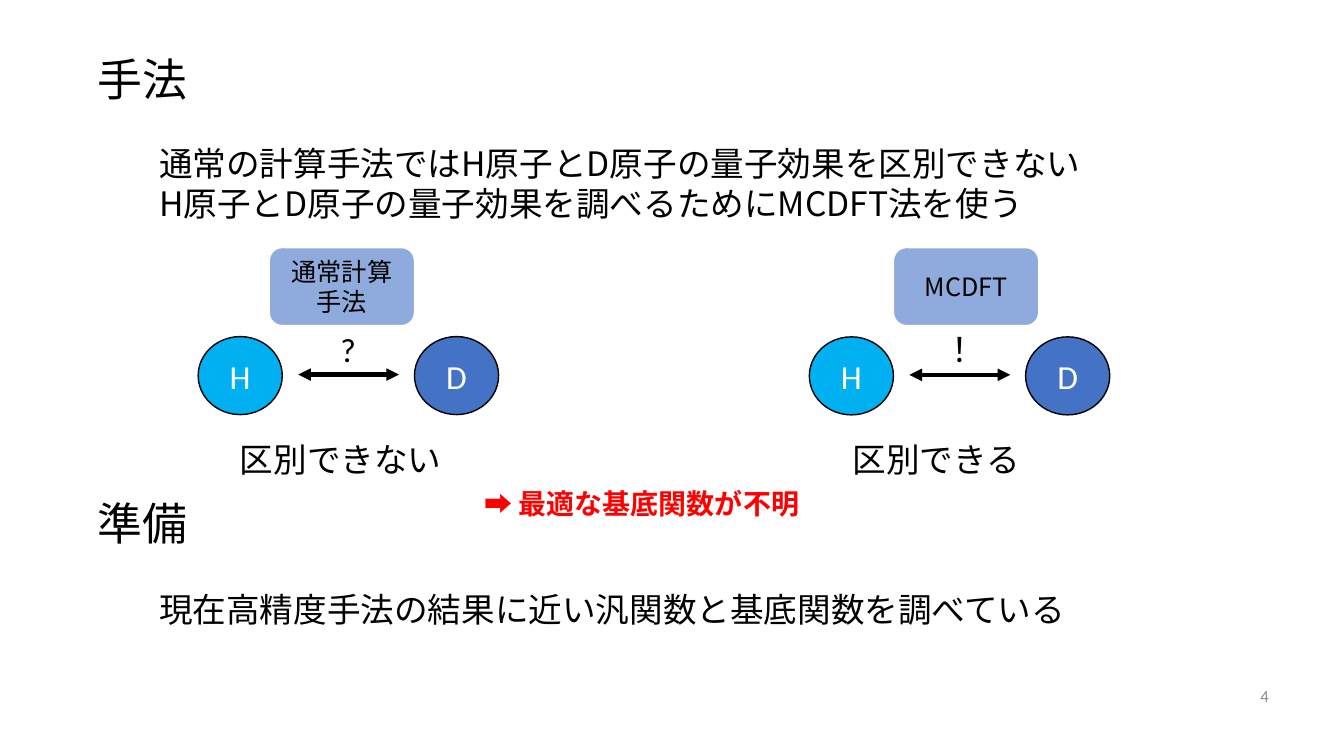
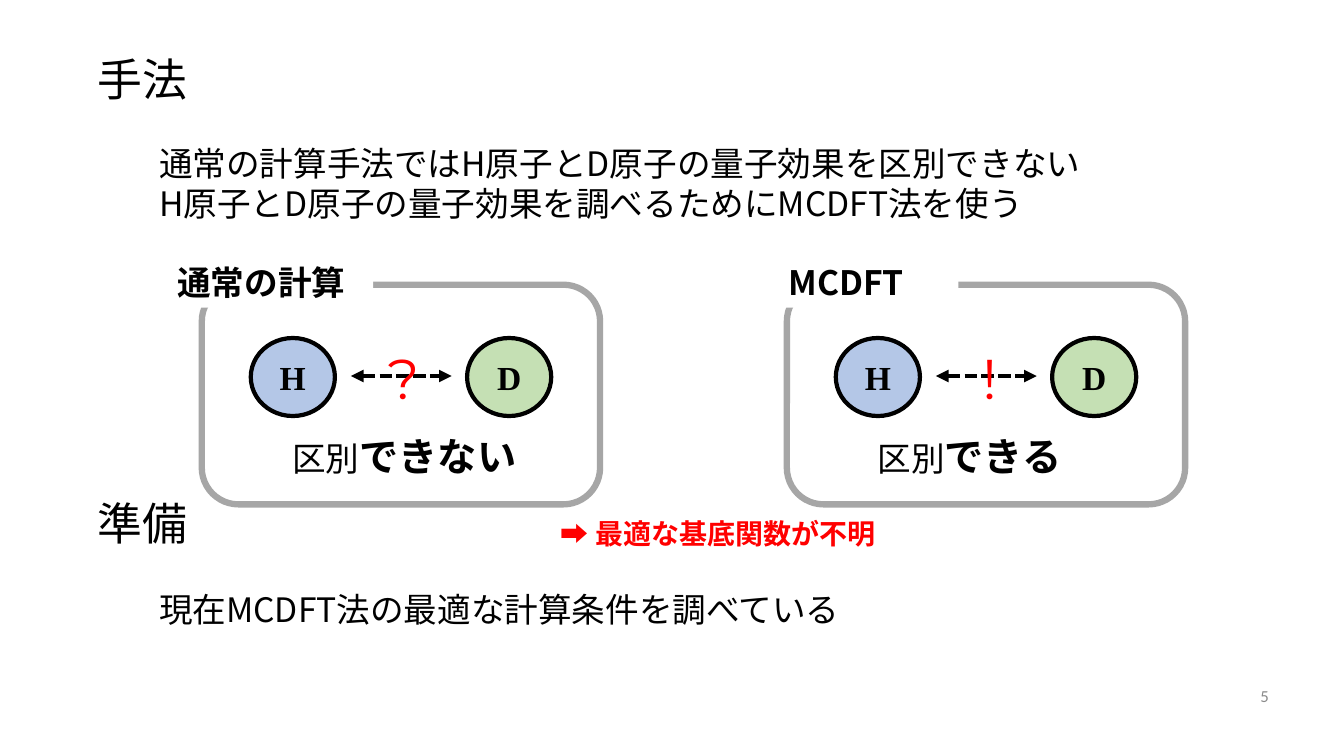
Before and after one commit to tabiseal/Qpcdata, a slide deck: slide 5 of 20231018.pptx (slide 4 before the commit). Drawn at 1344x756 pixels with LibreOffice and Linux fonts; fonts in the diff are those of the drawing. Boxes give left, top, right and bottom in pixels: in the first picture for what was removed or moved away, otherwise in the second. Text is boxed around its words. In the diff, an @@ line names an element or a change of style, - is before the commit and + after.

```diff
--- a/20231018.pptx
+++ b/20231018.pptx
@@ text "通常の計算": place and size @@
-text "通常の計算" at bbox=[269, 248, 414, 326]
+text "通常の計算" at bbox=[177, 266, 345, 298]
@@ text "通常の計算" at bbox=[177, 266, 345, 298]: fill #8FAADC to none; outline #FFFFFF 1 pt to none @@
@@ text at bbox=[177, 266, 345, 298]: text changed; size 18 to 24 pt; bold on @@
-通常計算手法
+通常の計算
@@ text "MCDFT": place and size @@
-text "MCDFT" at bbox=[893, 248, 1038, 326]
+text "MCDFT" at bbox=[789, 269, 904, 296]
@@ text "MCDFT" at bbox=[789, 269, 904, 296]: size 18 to 24 pt, bold on; fill #8FAADC to none; outline #FFFFFF 1 pt to none @@
@@ rounded rectangle added at bbox=[202, 284, 600, 504], outline #A6A6A6 4.5 pt @@
@@ rounded rectangle added at bbox=[787, 284, 1186, 504], outline #A6A6A6 4.5 pt @@
@@ ellipse "H": place and size @@
-ellipse "H" at bbox=[199, 337, 282, 414]
+ellipse "H" at bbox=[251, 338, 335, 415]
@@ ellipse "H" at bbox=[251, 338, 335, 415]: font Calibri to Times New Roman, text colour #FFFFFF to #000000, bold on; fill #00B0F0 to #B4C7E7; outline #000000 1 pt to #000000 3 pt @@
@@ text "?": place and size @@
-text "?" at bbox=[331, 324, 367, 374]
+text "?" at bbox=[378, 339, 447, 416]
@@ text "?" at bbox=[378, 339, 447, 416]: size 24 to 40 pt, font Calibri to Montserrat, text colour #000000 to #FF0000 @@
@@ ellipse "D": place and size @@
-ellipse "D" at bbox=[414, 337, 498, 414]
+ellipse "D" at bbox=[467, 338, 551, 415]
@@ ellipse "D" at bbox=[467, 338, 551, 415]: font Calibri to Times New Roman, text colour #FFFFFF to #000000, bold on; fill #4472C4 to #C5E0B4; outline #000000 1 pt to #000000 3 pt @@
@@ ellipse "H" at bbox=[836, 338, 920, 415]: font Calibri to Times New Roman, text colour #FFFFFF to #000000, bold on; fill #00B0F0 to #B4C7E7; outline #000000 1 pt to #000000 3 pt @@
@@ ellipse "H": place and size @@
-ellipse "H" at bbox=[810, 337, 893, 414]
+ellipse "H" at bbox=[836, 338, 920, 415]
@@ text at bbox=[973, 339, 1042, 416]: text changed; size 24 to 40 pt; font Calibri to Montserrat; text colour #000000 to #FF0000 @@
-！
+!
@@ ellipse "D" at bbox=[1053, 338, 1136, 415]: font Calibri to Times New Roman, text colour #FFFFFF to #000000, bold on; fill #4472C4 to #C5E0B4; outline #000000 1 pt to #000000 3 pt @@
@@ ellipse "D": place and size @@
-ellipse "D" at bbox=[1026, 337, 1110, 414]
+ellipse "D" at bbox=[1053, 338, 1136, 415]
@@ double arrow moved from (298, 375) - (399, 375) to (351, 376) - (452, 376) @@
@@ double arrow (351, 376) - (452, 376): stroke #000000 3 pt to #000000 3 pt dashed @@
@@ double arrow moved from (909, 375) - (1010, 375) to (937, 376) - (1037, 376) @@
@@ double arrow (937, 376) - (1037, 376): stroke #000000 3 pt to #000000 3 pt dashed @@
@@ text "区別できない": place and size @@
-text "区別できない" at bbox=[240, 444, 442, 475]
+text "区別できない" at bbox=[292, 439, 517, 474]
@@ text "区別できない" at bbox=[292, 439, 517, 474]: size 24 to 28 pt, bold on in "区別できない" @@
@@ text "区別できる": place and size @@
-text "区別できる" at bbox=[853, 444, 1020, 475]
+text "区別できる" at bbox=[877, 439, 1062, 474]
@@ text "区別できる" at bbox=[877, 439, 1062, 474]: size 24 to 28 pt, bold on in "区別できる" @@
@@ text "➡ 最適な基底関数が不明": place and size @@
-text "➡ 最適な基底関数が不明" at bbox=[519, 490, 799, 517]
+text "➡ 最適な基底関数が不明" at bbox=[595, 520, 875, 547]
@@ text at bbox=[159, 593, 839, 625]: text changed @@
-現在高精度手法の結果に近い汎関数と基底関数を調べている
+現在MCDFT法の最適な計算条件を調べている
@@ page number at bbox=[1260, 691, 1268, 702]: text changed @@
-4
+5
```
Also in this commit, not shown: 2 other slides changed, 2 slides removed.
